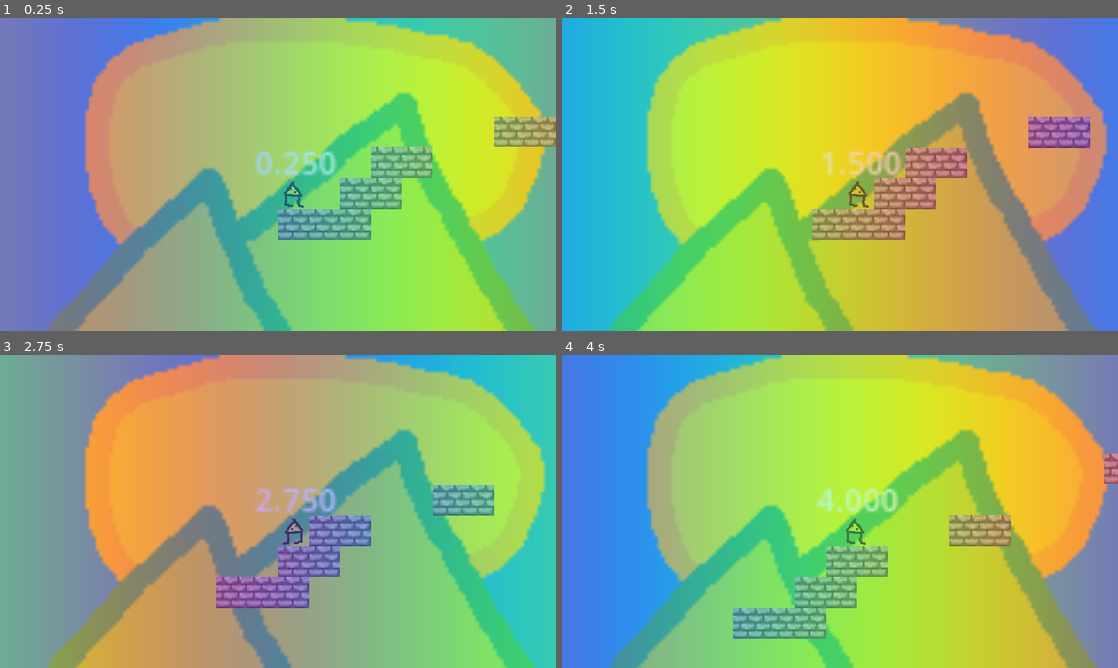
Above: before the commit, frames 1-4 (two rows, left to right).
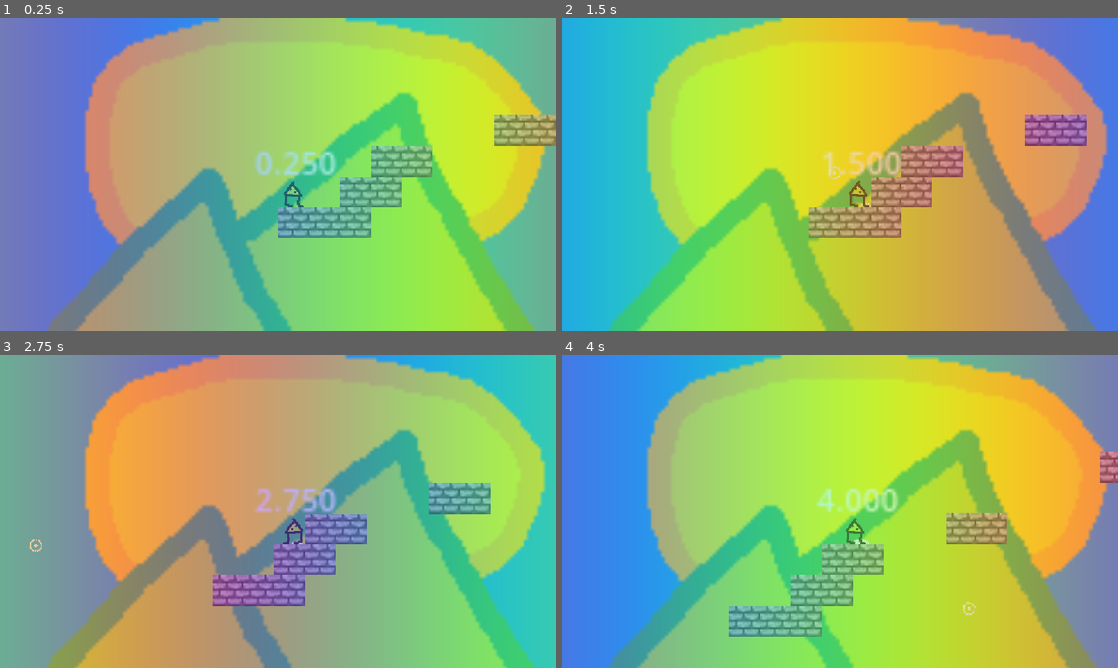
Above: after the commit, the same moments.

Repository: banana-piecake/gorbformer
Game: Godot game, scene res://node.tscn
The game is run twice, just before and just after one commit, with the same random seed, the same clock (stepped at 60 frames per second) and the same inputs.
Inputs:
- Up to frame 1 (0.25 s): no input
- Up to frame 2 (1.5 s): hold Shift (slow) 0.53-1.28 s; hold D (right) from 0.53 s (still down); tap W (jump) at 0.77 s; tap Shift (slow) at 1.35 s
- Up to frame 3 (2.75 s): tap W (jump) at 1.52 s; release D (right) at 2.03 s; hold A (left) from 2.03 s (still down); hold Shift (slow) from 2.03 s (still down)
- Up to frame 4 (4 s): release A (left) at 2.78 s; release Shift (slow) at 2.78 s; hold D (right) from 2.78 s (still down); tap Shift (slow) at 2.85 s; tap W (jump) at 3.02, 3.77 s; hold Shift (slow) from 3.53 s (still down)

The runs differ from the first frame. In frame 1, 2.3% of the frame differs, in the area x 50-100%, y 30-71%; in frame 2, 3.4%; in frame 3, 3.4%; in frame 4, 3.7%, in the area x 30-100%, y 30-91%.

Commit message:
added dash particles and sfx

Diff:
--- a/gorbformer/node.tscn
+++ b/gorbformer/node.tscn
@@ -2,14 +2,40 @@
 
 [ext_resource type="Script" uid="uid://1cnlseptqqg4" path="res://player.gd" id="1_112p8"]
 [ext_resource type="Texture2D" uid="uid://bjsvbwwxv4vd6" path="res://bricks.png" id="2_j2q8x"]
+[ext_resource type="Texture2D" uid="uid://bfuwooh1sqx6w" path="res://cloud.png" id="2_jfkdj"]
 [ext_resource type="AudioStream" uid="uid://bt0oy7f7quubi" path="res://gorbland.mp3" id="2_qn3nj"]
 [ext_resource type="Texture2D" uid="uid://b7p5jrad3e7cf" path="res://gorb_1.png" id="2_tda05"]
+[ext_resource type="AudioStream" uid="uid://ljxpgeyojtkl" path="res://dash.mp3" id="2_wt6go"]
 [ext_resource type="Texture2D" uid="uid://c32j6sn0twhsp" path="res://background.png" id="3_e2u21"]
 [ext_resource type="Texture2D" uid="uid://dl4cct4gib5ud" path="res://gorb_2.png" id="3_qn3nj"]
 [ext_resource type="Texture2D" uid="uid://cdemn4meo3og5" path="res://gorb_3.png" id="4_l6pdb"]
 [ext_resource type="Script" uid="uid://cln1rquvsoaxm" path="res://label.gd" id="6_l6pdb"]
 [ext_resource type="Shader" uid="uid://d2opcj8i58v30" path="res://node.gdshader" id="8_r657h"]
 [ext_resource type="Texture2D" uid="uid://8jx8yvfwhmpf" path="res://blimbo.png" id="10_f0urt"]
+
+[sub_resource type="ParticleProcessMaterial" id="ParticleProcessMaterial_wt6go"]
+particle_flag_disable_z = true
+emission_shape_scale = Vector3(0.4, 0.4, 0.4)
+emission_shape = 1
+emission_sphere_radius = 12.07
+angle_min = -245.5
+angle_max = 278.2
+use_rotation_3d = true
+inherit_velocity_ratio = 0.138
+velocity_pivot = Vector3(2, 2, 0)
+direction = Vector3(2, 2, 0)
+flatness = 0.41
+initial_velocity_min = 102.27
+initial_velocity_max = 488.62997
+angular_velocity_min = -1.6093254e-05
+angular_velocity_max = 261.80997
+orbit_velocity_min = -1.045
+orbit_velocity_max = -0.2729999
+radial_velocity_min = -454.54
+radial_velocity_max = 272.72998
+gravity = Vector3(0, -10, 0)
+scale_min = 0.19999999
+scale_max = 0.19999999
 
 [sub_resource type="SpriteFrames" id="SpriteFrames_dhs5g"]
 animations = [{
@@ -32,7 +58,7 @@
 }]
 
 [sub_resource type="RectangleShape2D" id="RectangleShape2D_bot31"]
-size = Vector2(16, 16)
+size = Vector2(12, 14)
 
 [sub_resource type="ShaderMaterial" id="ShaderMaterial_r657h"]
 shader = ExtResource("8_r657h")
@@ -53,6 +79,28 @@
 [node name="Player" type="CharacterBody2D" parent="." unique_id=1741145674]
 position = Vector2(16, 622)
 script = ExtResource("1_112p8")
+
+[node name="dash" type="AudioStreamPlayer2D" parent="Player" unique_id=1348165196]
+stream = ExtResource("2_wt6go")
+
+[node name="cloud_particles" type="GPUParticles2D" parent="Player" unique_id=1140751947]
+position = Vector2(8, 17)
+scale = Vector2(0.2, 0.2)
+skew = -0.30194196
+emitting = false
+amount = 24
+amount_ratio = 0.836
+texture = ExtResource("2_jfkdj")
+lifetime = 0.81
+one_shot = true
+preprocess = 0.05
+speed_scale = 1.07
+explosiveness = 0.08
+randomness = 0.08
+collision_base_size = 3.16
+draw_order = 0
+trail_lifetime = 1.35
+process_material = SubResource("ParticleProcessMaterial_wt6go")
 
 [node name="AudioStreamPlayer2D" type="AudioStreamPlayer2D" parent="Player" unique_id=2034363801]
 stream = ExtResource("2_qn3nj")
--- a/gorbformer/player.gd
+++ b/gorbformer/player.gd
@@ -1,6 +1,7 @@
 extends CharacterBody2D
 
-
+@onready var cloud_particles = $cloud_particles
+@onready var dash_sfx = $dash
 const SPEED = 4.0
 const JUMP_VELOCITY = -200.0
 const AIR_FLOAT_VELOCITY = -10.0
@@ -49,6 +50,9 @@
 		velocity.y = 270
 	if Input.is_action_just_released("slow") and air_dash == 1:
 		air_dash = 0
+		cloud_particles.restart()
+		cloud_particles.emitting = true
+		dash_sfx.play()
 	if Input.is_action_just_pressed("reset"):
 		get_tree().reload_current_scene()
 		#Engine.time_scale = 1
Binary file added: gorbformer/cloud.png
Not shown, added: gorbformer/cloud.png.import
Not shown, added: gorbformer/dash.mp3.import
Not shown, added: gorbformer/dash.mp3
